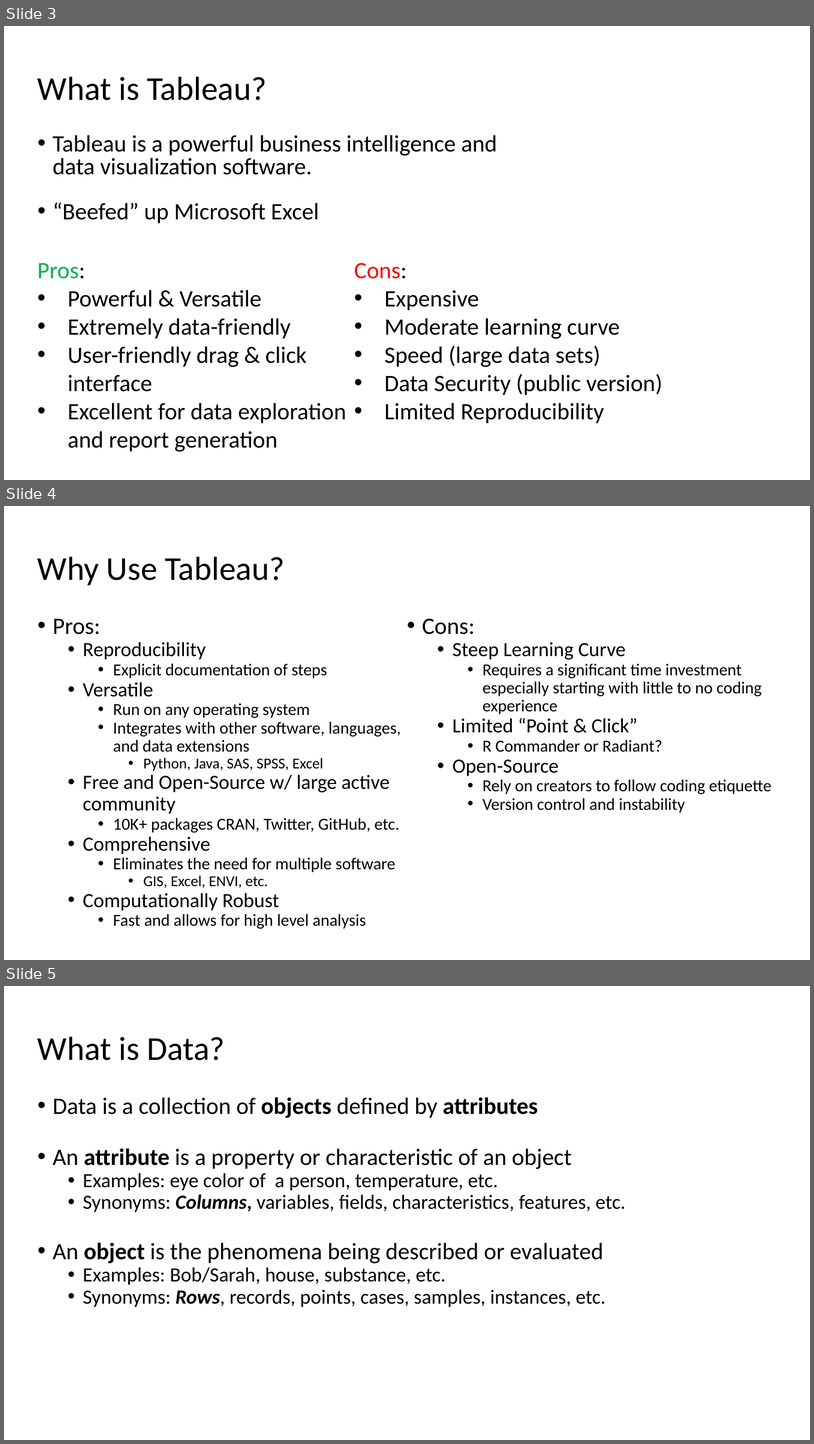
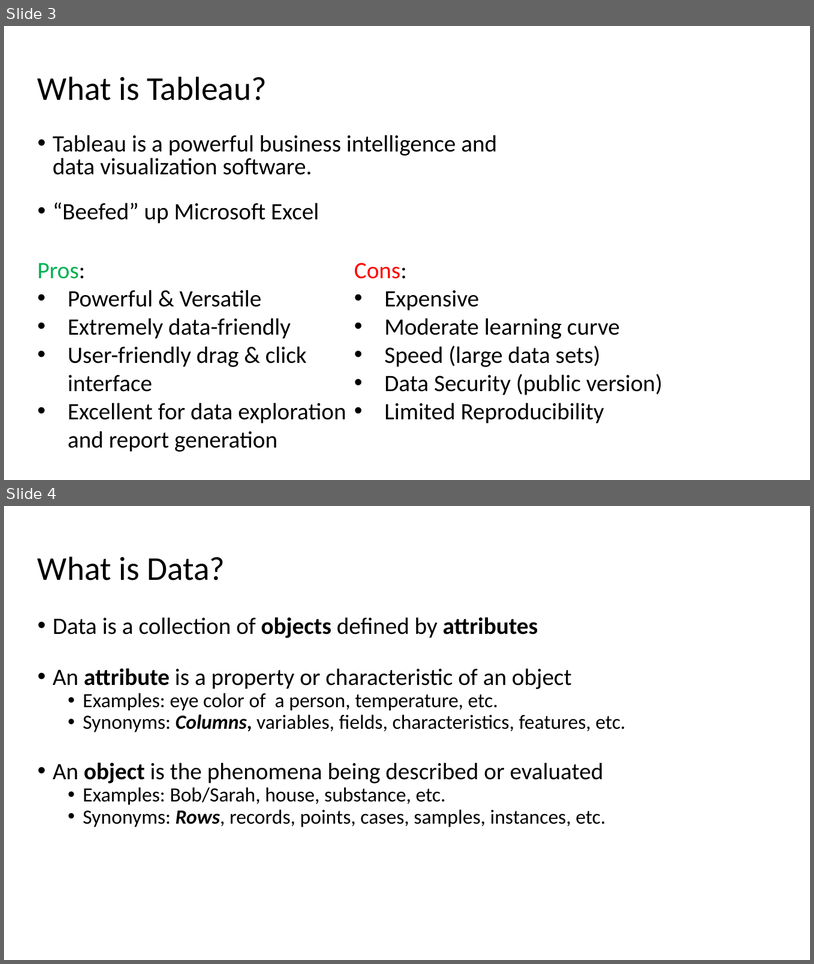
Before and after one commit to RAJohansen/UCL_Workshops, a slide deck: Brief_Intro_to_Tableau/A Brief Introduction to Tableau.pptx. Shown one above the other, each under a label of ours: slides 3, 4 and 5 before the commit, slides 3 and 4 after it. The pictures are 814x1444 and 814x964 pixels, drawn with LibreOffice and Linux fonts; fonts in the diff are those of the drawing. Boxes give left, top, right and bottom in pixels: in the first picture for what was removed or moved away, otherwise in the second. Text is boxed around its words. In the diff, an @@ line names an element or a change of style, - is before the commit and + after.

```diff
--- a/Brief_Intro_to_Tableau/A Brief Introduction to Tableau.pptx
+++ b/Brief_Intro_to_Tableau/A Brief Introduction to Tableau.pptx
@@ slide 4 removed at (4, 506, 810, 960), background #FFFFFF @@
@@ title removed at (38, 556, 285, 585) @@
-Why Use Tableau?
@@ text removed at (53, 618, 772, 928) @@
-• Pros:
-  • Reproducibility
-    • Explicit documentation of steps
-  • Versatile
-    • Run on any operating system
-    • Integrates with other software, languages, and data extensions
-      • Python, Java, SAS, SPSS, Excel
-  • Free and Open-Source w/ large active community
-    • 10K+ packages CRAN, Twitter, GitHub, etc.
-  • Comprehensive
-    • Eliminates the need for multiple software
-      • GIS, Excel, ENVI, etc.
-  • Computationally Robust
-    • Fast and allows for high level analysis
-• Cons:
-  • Steep Learning Curve
-    • Requires a significant time investment especially starting with little to no coding experience
-  • Limited “Point & Click”
-    • R Commander or Radiant?
-  • Open-Source
-    • Rely on creators to follow coding etiquette
-    • Version control and instability
@@ what was slide 5 is now slide 4 @@
```
Also in this commit, not shown: 1 slide changed.
